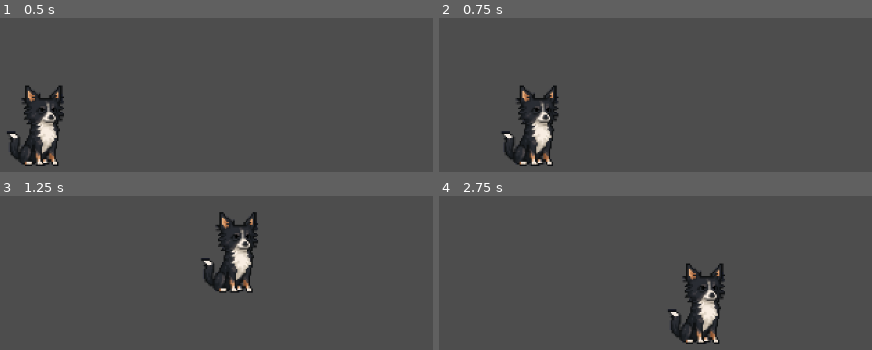
Above: before the commit, frames 1-4 (two rows, left to right).
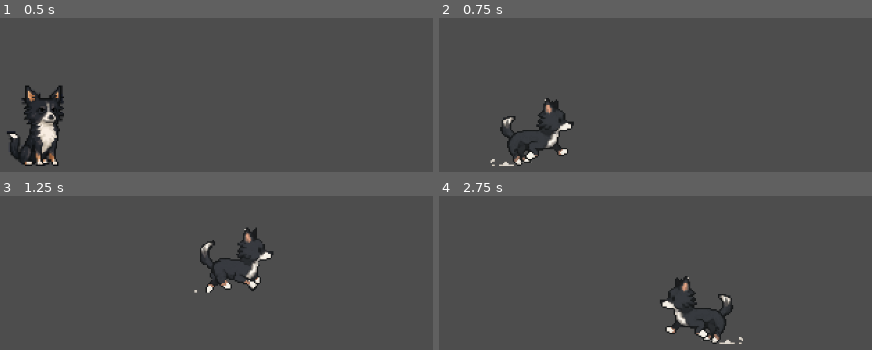
Above: after the commit, the same moments.

Repository: jvieirar/godot-basic-tuto
Game: Godot game, scene res://scenes/game.tscn
Same seed, same stepped clock (60 frames per second), same inputs: the game is played once before the commit and once after it.
Inputs:
- Up to frame 1 (0.5 s): no input
- Up to frame 2 (0.75 s): tap Enter at 0.5 s; hold Right (move_right) from 0.53 s (still down)
- Up to frame 3 (1.25 s): keep holding Right (move_right); tap Space (jump) at 0.77 s
- Up to frame 4 (2.75 s): tap Space (jump) at 1.52 s; release Right (move_right) at 2.03 s; hold Left (move_left) from 2.03 s (still down)

Frame 1 is identical in both runs. In frame 2, 4.1% of the frame differs, in the area x 11-32%, y 43-97%; in frame 3, 4.2%; in frame 4, 4.5%, in the area x 51-71%, y 43-97%.

Commit message:
directional animations

Diff:
--- a/scripts/player.gd
+++ b/scripts/player.gd
@@ -4,6 +4,7 @@
 const SPEED = 200.0
 const JUMP_VELOCITY = -300.0
 
+@onready var animated_sprite = $AnimatedSprite2D
 
 func _physics_process(delta: float) -> void:
 	# Add the gravity.
@@ -15,8 +16,24 @@
 		velocity.y = JUMP_VELOCITY
 
 	# Get the input direction and handle the movement/deceleration.
+	# direction is -1, 0, 1
 	# As good practice, you should replace UI actions with custom gameplay actions.
 	var direction := Input.get_axis("move_left", "move_right")
+
+	# flip sprite
+	if direction > 0:
+		animated_sprite.flip_h = false
+	elif  direction < 0:
+		animated_sprite.flip_h = true
+
+	# animations
+	if direction == 0:
+		# still
+		animated_sprite.play("idle")
+	else:
+		animated_sprite.play("running")
+
+	# apply movement
 	if direction:
 		velocity.x = direction * SPEED
 	else:
